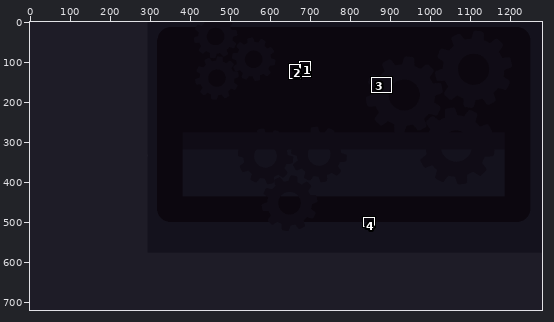
Pixel-art file, stored at res/machines/machines_raw.ase. The picture above shows the old version from afar; the outline marks the close-up.
Close-up. First the earlier version:
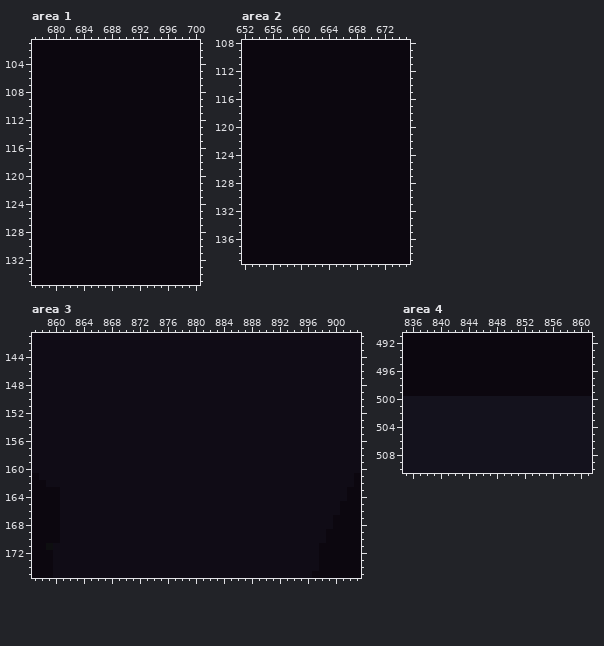
1280x720 pixels, 1 frame. Colours within 5 levels of each other are drawn and written as one. Shown: area 1: x 677..700, y 101..135; area 2: x 652..675, y 108..139; area 3: x 857..903, y 141..175; area 4: x 835..861, y 491..510. The commit also changed other parts of the picture, which this record leaves out.
After the commit:
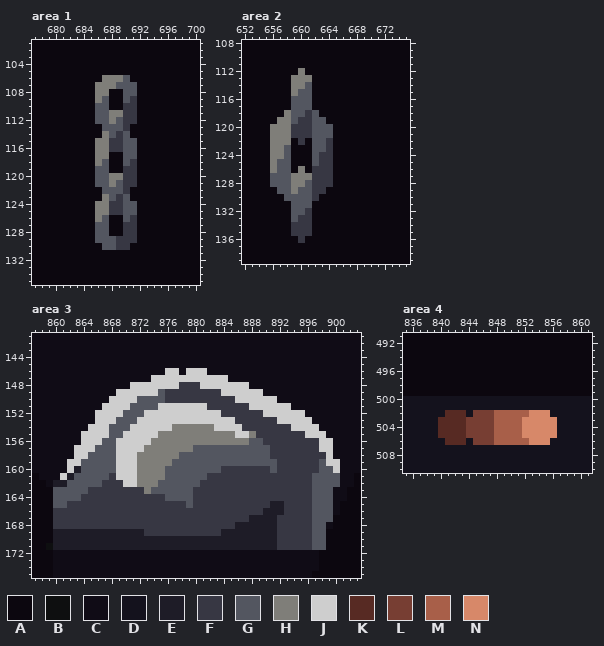
Palette (. is transparent): A #0c070f  B #0e0f10  C #100c16  D #14121d  E #1e1c27  F #373743  G #535660  H #7f7e79  J #cecece  K #572a23  L #773e33  M #a85f49  N #d78869
Changes in this commit:
layer "MBack" now shown
--- area 1, layer "MBack"
@@ x 684..693 @@
 105 AAAAAAAAAA
-106 AAAAAAAAAA
-107 AAAAAAAAAA
-108 AAAAAAAAAA
-109 AAAAAAAAAA
-110 AAAAAAAAAA
-111 AAAAAAAAAA
-112 AAAAAAAAAA
-113 AAAAAAAAAA
-114 AAAAAAAAAA
-115 AAAAAAAAAA
-116 AAAAAAAAAA
-117 AAAAAAAAAA
-118 AAAAAAAAAA
-119 AAAAAAAAAA
-120 AAAAAAAAAA
-121 AAAAAAAAAA
-122 AAAAAAAAAA
-123 AAAAAAAAAA
-124 AAAAAAAAAA
-125 AAAAAAAAAA
-126 AAAAAAAAAA
-127 AAAAAAAAAA
-128 AAAAAAAAAA
-129 AAAAAAAAAA
-130 AAAAAAAAAA
+106 AAAHHHGAAA
+107 AAHHHGGGAA
+108 AAHHAAGGAA
+109 AAHGAAGFAA
+110 AAGGAAFFAA
+111 AAGGHHFFAA
+112 AAGGHGFFAA
+113 AAAGGGFAAA
+114 AAAHGFGAAA
+115 AAHHFFGGAA
+116 AAHHFFGGAA
+117 AAHHAAGGAA
+118 AAHGAAGFAA
+119 AAGGAAFFAA
+120 AAGGHHFFAA
+121 AAGGHGFFAA
+122 AAAGGGFAAA
+123 AAAHGFGAAA
+124 AAHHFFGGAA
+125 AAHHFFGGAA
+126 AAHGAAGFAA
+127 AAGGAAFFAA
+128 AAGGAAFFAA
+129 AAGGGFFFAA
+130 AAAGGFFAAA
 131 AAAAAAAAAA
--- area 2, layer "MBack"
@@ x 654..666 @@
 111 AAAAAAAAAAAAA
-112 AAAAAAAAAAAAA
-113 AAAAAAAAAAAAA
-114 AAAAAAAAAAAAA
-115 AAAAAAAAAAAAA
-116 AAAAAAAAAAAAA
-117 AAAAAAAAAAAAA
-118 AAAAAAAAAAAAA
-119 AAAAAAAAAAAAA
-120 AAAAAAAAAAAAA
-121 AAAAAAAAAAAAA
-122 AAAAAAAAAAAAA
-123 AAAAAAAAAAAAA
-124 AAAAAAAAAAAAA
-125 AAAAAAAAAAAAA
-126 AAAAAAAAAAAAA
-127 AAAAAAAAAAAAA
-128 AAAAAAAAAAAAA
-129 AAAAAAAAAAAAA
-130 AAAAAAAAAAAAA
-131 AAAAAAAAAAAAA
-132 AAAAAAAAAAAAA
-133 AAAAAAAAAAAAA
-134 AAAAAAAAAAAAA
-135 AAAAAAAAAAAAA
-136 AAAAAAAAAAAAA
+112 AAAAAAHAAAAAA
+113 AAAAAHHHAAAAA
+114 AAAAAHHGAAAAA
+115 AAAAAHGGAAAAA
+116 AAAAAGGGAAAAA
+117 AAAAAGGGAAAAA
+118 AAAAHGGFGAAAA
+119 AAAHHGFFGGAAA
+120 AAHHHFFFGGGAA
+121 AAHHHFFFGGGAA
+122 AAHHHAFAGGFAA
+123 AAHHGAAAGGFAA
+124 AAHHGAAAGFFAA
+125 AAHGGAAAGFFAA
+126 AAHGGAHAFFFAA
+127 AAGGGHHHFFFAA
+128 AAGGGHHGFFFAA
+129 AAAGGHGGFFAAA
+130 AAAAGGGGFAAAA
+131 AAAAAGGGAAAAA
+132 AAAAAGGFAAAAA
+133 AAAAAGFFAAAAA
+134 AAAAAFFFAAAAA
+135 AAAAAFFFAAAAA
+136 AAAAAAFAAAAAA
 137 AAAAAAAAAAAAA
--- area 3, layer "MBack"
@@ x 857..903 @@
 145 CCCCCCCCCCCCCCCCCCCCCCCCCCCCCCCCCCCCCCCCCCCCCCC
-146 CCCCCCCCCCCCCCCCCCCCCCCCCCCCCCCCCCCCCCCCCCCCCCC
-147 CCCCCCCCCCCCCCCCCCCCCCCCCCCCCCCCCCCCCCCCCCCCCCC
-148 CCCCCCCCCCCCCCCCCCCCCCCCCCCCCCCCCCCCCCCCCCCCCCC
-149 CCCCCCCCCCCCCCCCCCCCCCCCCCCCCCCCCCCCCCCCCCCCCCC
-150 CCCCCCCCCCCCCCCCCCCCCCCCCCCCCCCCCCCCCCCCCCCCCCC
-151 CCCCCCCCCCCCCCCCCCCCCCCCCCCCCCCCCCCCCCCCCCCCCCC
-152 CCCCCCCCCCCCCCCCCCCCCCCCCCCCCCCCCCCCCCCCCCCCCCC
-153 CCCCCCCCCCCCCCCCCCCCCCCCCCCCCCCCCCCCCCCCCCCCCCC
-154 CCCCCCCCCCCCCCCCCCCCCCCCCCCCCCCCCCCCCCCCCCCCCCC
-155 CCCCCCCCCCCCCCCCCCCCCCCCCCCCCCCCCCCCCCCCCCCCCCC
-156 CCCCCCCCCCCCCCCCCCCCCCCCCCCCCCCCCCCCCCCCCCCCCCC
-157 CCCCCCCCCCCCCCCCCCCCCCCCCCCCCCCCCCCCCCCCCCCCCCC
-158 CCCCCCCCCCCCCCCCCCCCCCCCCCCCCCCCCCCCCCCCCCCCCCC
-159 CCCCCCCCCCCCCCCCCCCCCCCCCCCCCCCCCCCCCCCCCCCCCCC
-160 CCCCCCCCCCCCCCCCCCCCCCCCCCCCCCCCCCCCCCCCCCCCCCC
-161 ACCCCCCCCCCCCCCCCCCCCCCCCCCCCCCCCCCCCCCCCCCCCCA
-162 AACCCCCCCCCCCCCCCCCCCCCCCCCCCCCCCCCCCCCCCCCCCCA
-163 AAAACCCCCCCCCCCCCCCCCCCCCCCCCCCCCCCCCCCCCCCCCAA
-164 AAAACCCCCCCCCCCCCCCCCCCCCCCCCCCCCCCCCCCCCCCCCAA
-165 AAAACCCCCCCCCCCCCCCCCCCCCCCCCCCCCCCCCCCCCCCCAAA
-166 AAAACCCCCCCCCCCCCCCCCCCCCCCCCCCCCCCCCCCCCCCCAAA
-167 AAAACCCCCCCCCCCCCCCCCCCCCCCCCCCCCCCCCCCCCCCAAAA
-168 AAAACCCCCCCCCCCCCCCCCCCCCCCCCCCCCCCCCCCCCCCAAAA
-169 AAAACCCCCCCCCCCCCCCCCCCCCCCCCCCCCCCCCCCCCCAAAAA
-170 AAAACCCCCCCCCCCCCCCCCCCCCCCCCCCCCCCCCCCCCCAAAAA
-171 AABCCCCCCCCCCCCCCCCCCCCCCCCCCCCCCCCCCCCCCAAAAAA
+146 CCCCCCCCCCCCCCCCCCCJJCJJJCCCCCCCCCCCCCCCCCCCCCC
+147 CCCCCCCCCCCCCCCCCJJJJJJJJJJJCCCCCCCCCCCCCCCCCCC
+148 CCCCCCCCCCCCCCJJJJJJJFFFJJJJJJJCCCCCCCCCCCCCCCC
+149 CCCCCCCCCCCCJJJJJJGFFFFFFFFJJJJJJCCCCCCCCCCCCCC
+150 CCCCCCCCCCCJJJJGGGGFFFFFFFFFFJJJJJJCCCCCCCCCCCC
+151 CCCCCCCCCCJJJJGGGGJJJJJJJFFFFFFJJJJJJCCCCCCCCCC
+152 CCCCCCCCCJJJJGGGJJJJJJJJJJJFFFFFFJJJJJJCCCCCCCC
+153 CCCCCCCCCJJJGGGJJJJJJJJJJJJJJFFFFFFJJJJJCCCCCCC
+154 CCCCCCCCJJJGGGJJJJJJHHHHHHJJJJFFFFFFFJJJJCCCCCC
+155 CCCCCCCJJJJGGJJJJJHHHHHHHHHHHJJHFFFFFFFJJJCCCCC
+156 CCCCCCCJJJGGJJJJJHHHHHHHHHHHHHHGGFFFFFFFFJJCCCC
+157 CCCCCCJJJGGGJJJJHHHHHHHGGGGGGGGGGGFFFFFFFJJCCCC
+158 CCCCCCJJGGGGJJJHHHHHHGGGGGGGGGGGGGFFFFFFFFJCCCC
+159 CCCCCJJGGGGGJJJHHHHHGGGGGGGGGGGGGGGFFFFFFGJJCCC
+160 CCCCCJEGGGGGJJJHHHHGGGGGGGGFFFFFFFGFFFFFFGGJCCC
+161 ACCCJEGGGGGFJJJHHHHGGGGGGFFFFFFFFFFFFFFFGGGGCCA
+162 AACEEGGGGGFFFJJHHHGGGGGGFFFFFFFFFFFFFFFFGGGGCCA
+163 AAAGGGGGFFFFFFFFHGGGGGGFFFFFFFFFFFFFFFFFGGGCCAA
+164 AAAGGGGFFFFFFFFFFFFGGGGFFFFFFFFFFFFFFFFFGGGCCAA
+165 AAAGGFFFFFFFFFFFFFFFFFGFFFFFFFFFFFEEFFFFGGGCAAA
+166 AAAFFFFFFFFFFFFFFFFFFFFFFFFFFFFFFEEEFFFFGGGCAAA
+167 AAAFFFFFFFFFFFFFFFFFFFFFFFFFFFFEEEEFFFFFGGGAAAA
+168 AAAFFFFFFFFFFFFFFFFFFFFFFFFFFEEEEEEFFFFFGGCAAAA
+169 AAAEEEEEEEEEEEEEFFFFFFFFFFFEEEEEEEEFFFFFGGAAAAA
+170 AAAEEEEEEEEEEEEEEEEEEEEEEEEEEEEEEEEFFFFFGGAAAAA
+171 AABEEEEEEEEEEEEEEEEEEEEEEEEEEEEEEEEFFFFFGGAAAAA
 172 AAACCCCCCCCCCCCCCCCCCCCCCCCCCCCCCCCCCCCCCAAAAAA
--- area 4, layer "MBack"
@@ x 835..861 @@
 501 DDDDDDDDDDDDDDDDDDDDDDDDDDD
-502 DDDDDDDDDDDDDDDDDDDDDDDDDDD
-503 DDDDDDDDDDDDDDDDDDDDDDDDDDD
-504 DDDDDDDDDDDDDDDDDDDDDDDDDDD
-505 DDDDDDDDDDDDDDDDDDDDDDDDDDD
-506 DDDDDDDDDDDDDDDDDDDDDDDDDDD
+502 DDDDDDKKKDLLLMMMMMNNNDDDDDD
+503 DDDDDKKKKLLLLMMMMNNNNNDDDDD
+504 DDDDDKKKKLLLLMMMMNNNNNDDDDD
+505 DDDDDKKKKLLLLMMMMNNNNNDDDDD
+506 DDDDDDKKKDLLLMMMMMNNNDDDDDD
 507 DDDDDDDDDDDDDDDDDDDDDDDDDDD
Pixel boxes of the changes (left, top, right, bottom) in both close-ups:
changed: (95, 75, 137, 250)
changed: (270, 68, 333, 243)
changed: (53, 368, 340, 550)
changed: (438, 410, 557, 445)
